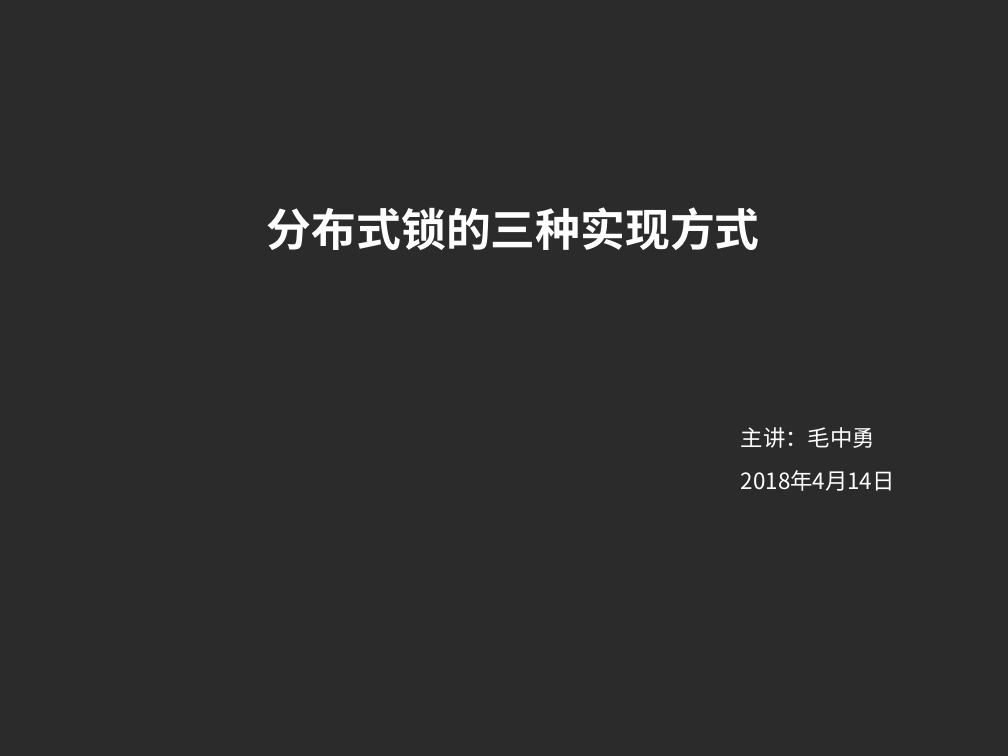
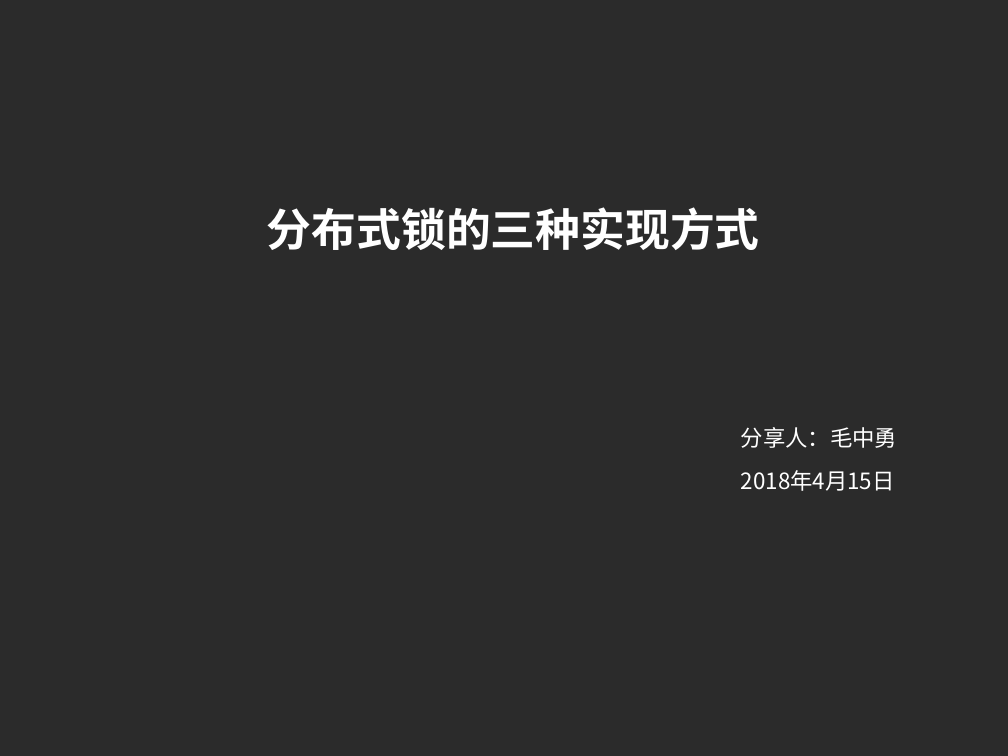
Before and after one commit to charlesmao/document, a slide deck: slide 1 of 分布式锁的三种实现方式-20180419.pptx. Drawn at 1008x756 pixels with LibreOffice and Linux fonts; fonts in the diff are those of the drawing; background and template pictures are left out; a plain dark background stands for a picture behind light text. Boxes give left, top, right and bottom in pixels: in the first picture for what was removed or moved away, otherwise in the second. Text is boxed around its words. In the diff, an @@ line names an element or a change of style, - is before the commit and + after.

```diff
--- a/分布式锁的三种实现方式-20180419.pptx
+++ b/分布式锁的三种实现方式-20180419.pptx
@@ text at <box>741,427,897,448</box>: text changed @@
-主讲：毛中勇
+分享人：毛中勇
@@ text at <box>741,470,895,491</box>: text changed @@
-2018年4月14日
+2018年4月15日
```
Also in this commit, not shown: 11 other slides changed, 9 slides added, 10 slides removed.
